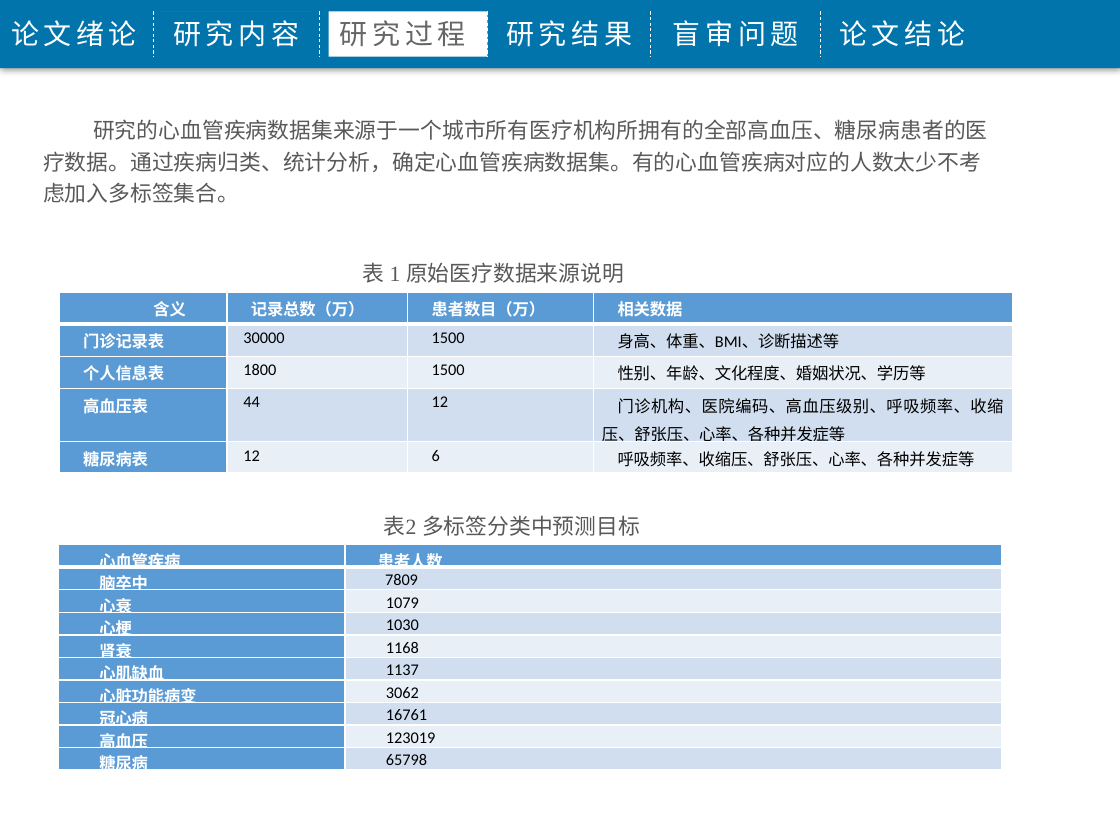
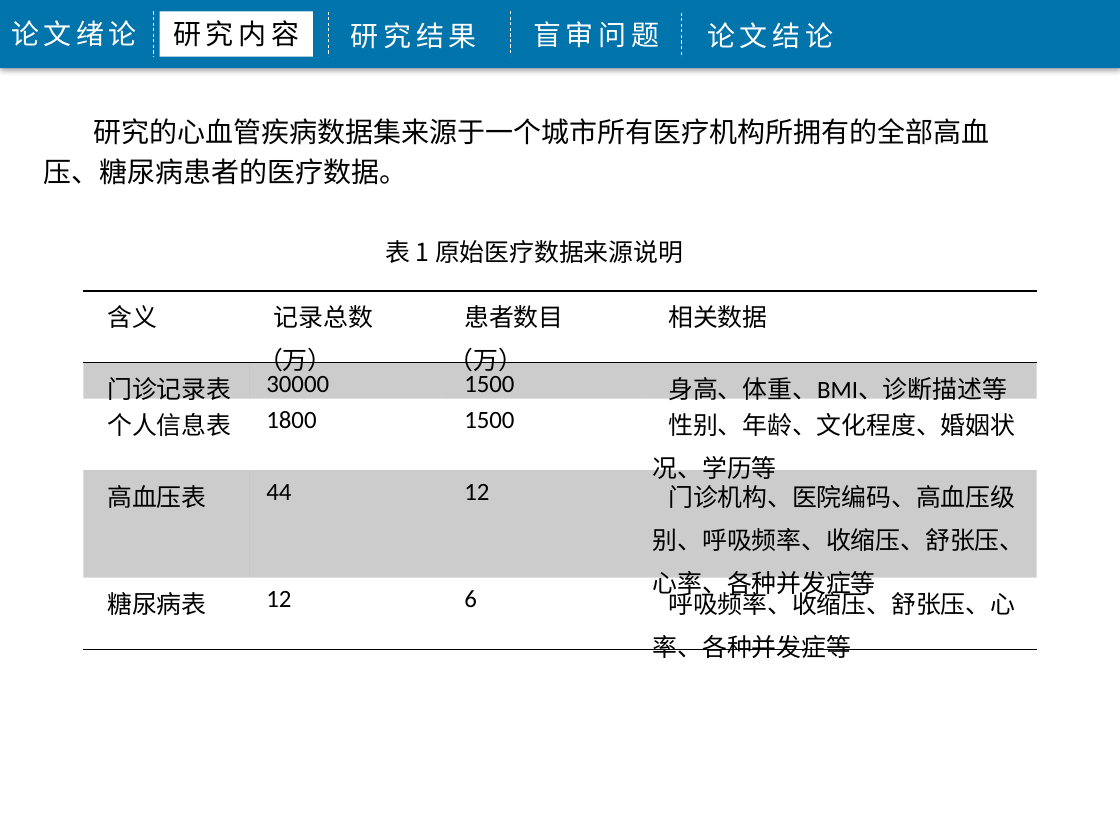
Before and after one commit to j1611328786/Big-Data, a slide deck: slide 8 of 程敬-3115316010-5085班毕业答辩.pptx (slide 9 before the commit). Drawn at 1120x840 pixels with LibreOffice and Linux fonts; fonts in the diff are those of the drawing; background and template pictures are left out. Boxes give left, top, right and bottom in pixels: in the first picture for what was removed or moved away, otherwise in the second. Text is boxed around its words. In the diff, an @@ line names an element or a change of style, - is before the commit and + after.

```diff
--- a/程敬-3115316010-5085班毕业答辩.pptx
+++ b/程敬-3115316010-5085班毕业答辩.pptx
@@ rectangle "研究内容": place and size @@
-rectangle "研究内容" at [173, 20, 299, 47]
+rectangle "研究内容" at [160, 11, 314, 56]
@@ rectangle "研究内容" at [160, 11, 314, 56]: text colour #FFFFFF to #000000; fill none to #FFFFFF @@
@@ line moved from (319, 11) - (319, 56) to (329, 11) - (329, 56) @@
@@ rectangle removed at [329, 11, 488, 56] @@
-研究过程
@@ text "研究结果": place and size @@
-text "研究结果" at [506, 20, 632, 47]
+text "研究结果" at [351, 22, 477, 49]
@@ line moved from (487, 11) - (487, 56) to (511, 11) - (511, 56) @@
@@ text "盲审问题": place and size @@
-text "盲审问题" at [673, 20, 799, 47]
+text "盲审问题" at [533, 21, 659, 48]
@@ line removed from (651, 11) to (651, 56) @@
@@ line moved from (821, 11) - (821, 56) to (681, 12) - (681, 57) @@
@@ text "论文结论": place and size @@
-text "论文结论" at [839, 20, 965, 47]
+text "论文结论" at [707, 22, 833, 49]
@@ text at [43, 118, 989, 185]: text changed; size 14 to 18 pt; text colour #595959 to #000000 @@
-研究的心血管疾病数据集来源于一个城市所有医疗机构所拥有的全部高血压、糖尿病患者的医疗数据。通过疾病归类、统计分析，确定心血管疾病数据集。有的心血管疾病对应的人数太少不考虑加入多标签集合。
+研究的心血管疾病数据集来源于一个城市所有医疗机构所拥有的全部高血压、糖尿病患者的医疗数据。
@@ text "表 1 原始医疗数据来源说明": place and size @@
-text "表 1 原始医疗数据来源说明" at [363, 262, 624, 283]
+text "表 1 原始医疗数据来源说明" at [385, 240, 683, 263]
@@ text "表 1 原始医疗数据来源说明" at [385, 240, 683, 263]: size 14 to 16 pt, font Times New Roman to Noto Sans CJK SC, text colour #595959 to #000000; alignment left to centre @@
@@ table at [83, 291, 1036, 662] @@
@@ fill #5B9BD5 to none in 6 cells @@
@@ fill #5B9BD5 to #000000 at 20% opacity in 2 cells @@
@@ fill #D2DEEF to #000000 at 20% opacity in 6 cells @@
@@ fill #EAEFF7 to none in 6 cells @@
@@ size 10.5 to 16 pt @@
@@ text colour #FFFFFF to #000000, bold off in "含义", "记录总数（万）", "患者数目（万）", "相关数据" and 4 more places @@
@@ alignment right to left @@
@@ alignment justified to left @@
@@ borders changed @@
@@ table: place and size @@
-table at [59, 292, 1012, 473]
+table at [83, 291, 1036, 662]
@@ text removed at [384, 515, 640, 536] @@
-表2 多标签分类中预测目标
@@ table removed at [58, 544, 1002, 774], 10 rows, 2 columns @@
-心血管疾病 | 患者人数
-脑卒中 | 7809
-心衰 | 1079
-心梗 | 1030
-肾衰 | 1168
-心肌缺血 | 1137
-心脏功能病变 | 3062
-冠心病 | 16761
-高血压 | 123019
-糖尿病 | 65798
```
Also in this commit, not shown: 17 other slides changed, 7 slides added, 3 slides removed, 1 other file.
